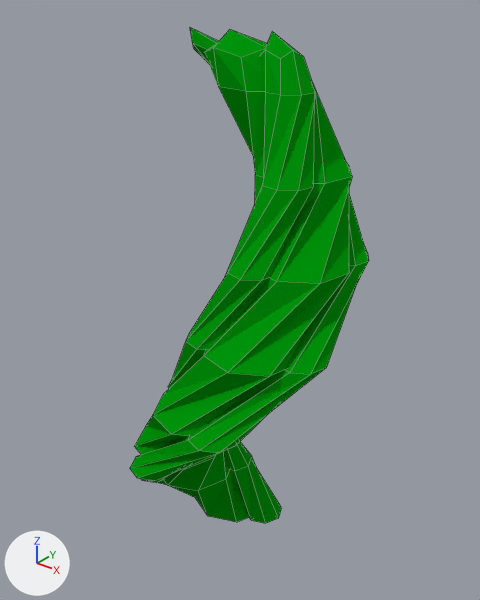
Renders of the Blender file resources/beanstalk.blend from each side of a commit.
Both versions are drawn from a camera (50 mm lens) standing at (8.12, -10.07, 12.97) and looking at (-0.64, 0.89, 6.18). Lighting does not change. The marker at lower left points along +X, +Y and +Z. Mesh edges are drawn as thin lines.
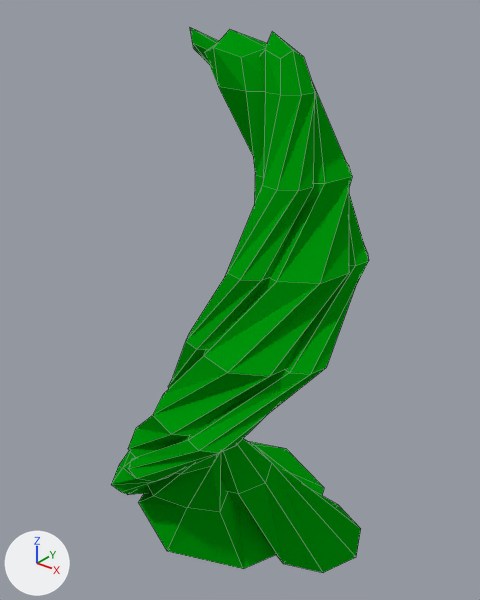
Changed parts and their boxes (x1, y1, x2, y2) in the pictures (480 x 600 px; the box of a moved part takes in the faces that stretch with it):
'Cube.002', reshaped (8% wider, 10% taller)
    before: (130, 28, 369, 523)
    after: (111, 28, 369, 573)
part 1 of me_cube_002, moved or reshaped
    before: (130, 387, 282, 523)
    after: (111, 387, 361, 573)

The edits, one by one:
me_cube_002 is used by ob_cube_002; location (0.0, 0.0, 0.0); rotation (0.0, 0.0, 4.712), in degrees (0, 0, 270).
me_cube_002 had 222 vertices, 216 faces and spanned x -2.66..2.58, y -2.56..2.62, z 0.0..12.04.
me_cube_002 now has 222 vertices, 216 faces and spans x -3.6..2.59, y -4.8..2.8, z 0.0..12.04.
me_cube_002 part 1: 74 of 222 vertices moved; they spanned x -2.04..2.58, y -2.56..0.52, z 0.0..3.14 and now span x -3.6..2.59, y -4.8..2.8, z 0.0..3.14; mean shift (0.19, -0.01, 0.0); largest move (-0.92, -2.52, 0.0) -> (-0.8, -4.8, 0.0).
